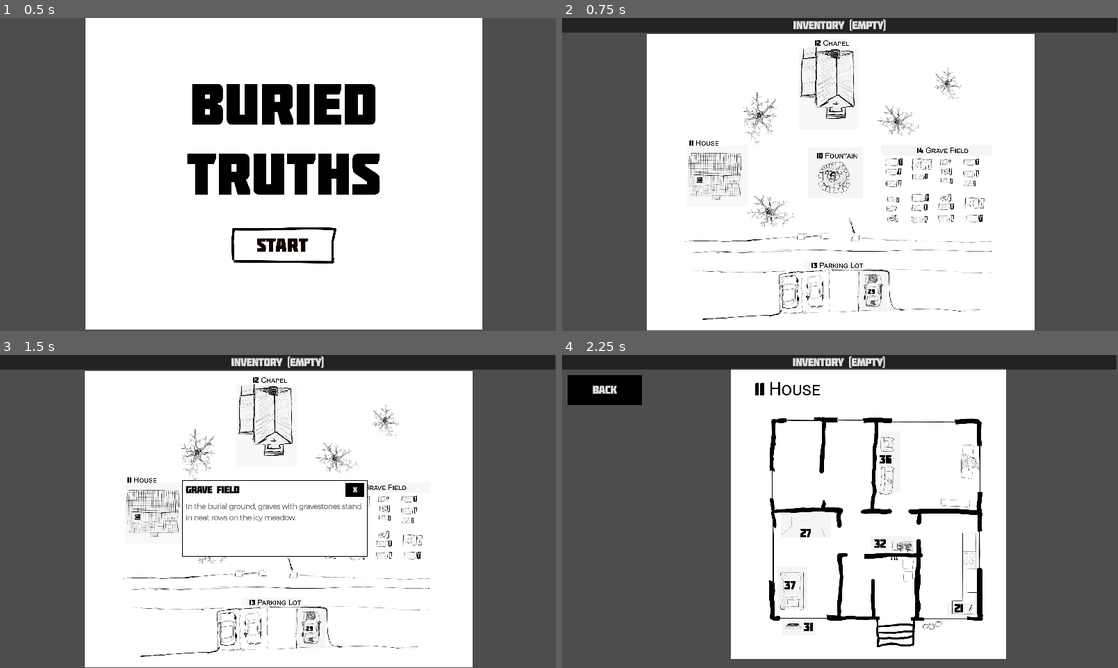
Above: before the commit, frames 1-4 (two rows, left to right).
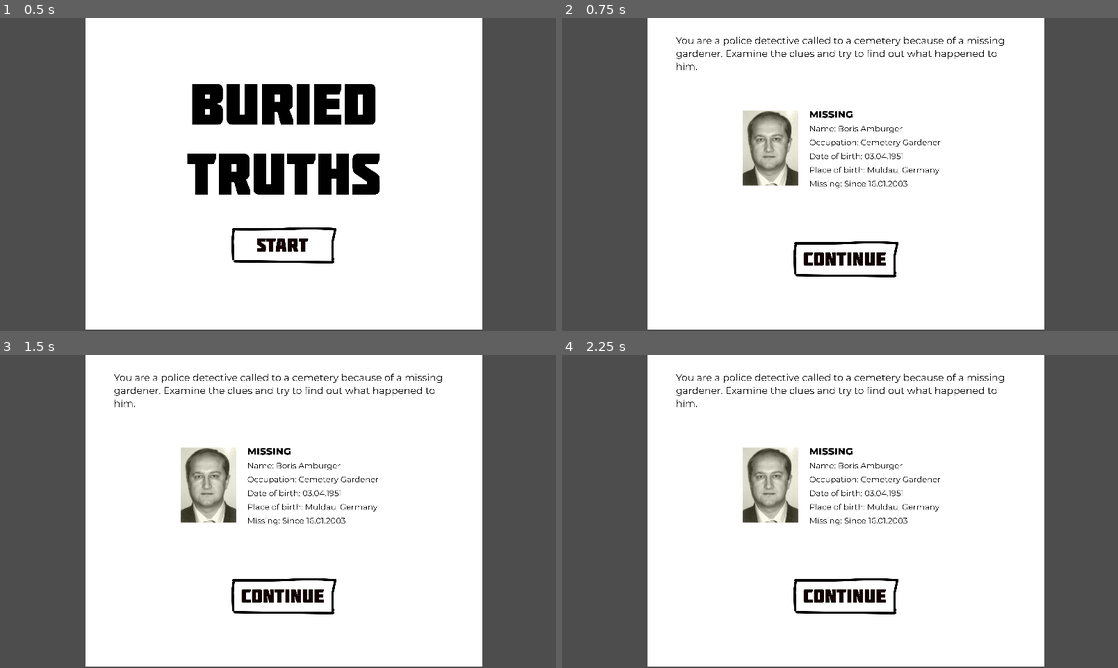
Above: after the commit, the same moments.

Repository: johannesschweig/cemetery-gardener
Game: Godot game, scene res://assets/scenes/title.tscn
Same seed, same stepped clock (60 frames per second), same inputs: the game is played once before the commit and once after it.
Inputs (mouse positions are in pixels of both pictures, inside the frame that each line leads up to):
- Up to frame 1 (0.5 s): no input
- Up to frame 2 (0.75 s): click (845, 246) at 0.5 s
- Up to frame 3 (1.5 s): click (372, 486) at 1.27 s
- Up to frame 4 (2.25 s): click (717, 511) at 2.02 s

Frame 1 is identical in both runs. In frame 2, 15% of the frame differs, in the area x 0-100%, y 0-100%; in frame 3, 15%; in frame 4, 36%.

Commit message:
found icons show up in textbox

Diff:
--- a/assets/scenes/map.tscn
+++ b/assets/scenes/map.tscn
@@ -24,10 +24,10 @@
 anchors_preset = 0
 anchor_right = 0.0
 anchor_bottom = 0.0
-offset_left = 650.0
-offset_top = 338.0
-offset_right = 1291.0
-offset_bottom = 601.0
+offset_left = 652.0
+offset_top = 194.0
+offset_right = 1293.0
+offset_bottom = 457.0
 grow_horizontal = 1
 grow_vertical = 1
 
--- a/assets/scenes/textBox.tscn
+++ b/assets/scenes/textBox.tscn
@@ -1,8 +1,9 @@
-[gd_scene load_steps=10 format=3 uid="uid://dimljgv4bf5wr"]
+[gd_scene load_steps=12 format=3 uid="uid://dimljgv4bf5wr"]
 
 [ext_resource type="Script" path="res://assets/scripts/text_box.gd" id="1_rkurc"]
 [ext_resource type="FontFile" uid="uid://gd31212bsk4m" path="res://assets/fonts/Montserrat-VariableFont_wght.ttf" id="2_66y4p"]
 [ext_resource type="FontFile" uid="uid://bjb84osbphrfm" path="res://assets/fonts/Molot.otf" id="2_ll06c"]
+[ext_resource type="Texture2D" uid="uid://3btm0jr7my84" path="res://assets/scenes/carKey.png" id="4_u5hv7"]
 
 [sub_resource type="StyleBoxFlat" id="StyleBoxFlat_egqm2"]
 content_margin_left = 12.0
@@ -39,6 +40,12 @@
 2003265652: 300
 }
 baseline_offset = 0.5
+
+[sub_resource type="FontVariation" id="FontVariation_4qqmd"]
+base_font = ExtResource("2_66y4p")
+variation_opentype = {
+2003265652: 500
+}
 
 [node name="TextBox" type="PanelContainer"]
 anchors_preset = 15
@@ -89,4 +96,26 @@
 text = "It is an old stone fountain with a statue in the middle. It is completely frozen over. Under you can see a fist-sized rectangular object under the ice. You knock against the ice. It is several centimeters thick.ggg"
 fit_content = true
 
+[node name="found" type="HBoxContainer" parent="VBoxContainer"]
+visible = false
+layout_mode = 2
+size_flags_horizontal = 0
+
+[node name="icon" type="TextureRect" parent="VBoxContainer/found"]
+custom_minimum_size = Vector2(200, 200)
+layout_mode = 2
+texture = ExtResource("4_u5hv7")
+expand_mode = 3
+stretch_mode = 4
+
+[node name="foundItem" type="RichTextLabel" parent="VBoxContainer/found"]
+self_modulate = Color(0, 0, 0, 1)
+clip_contents = false
+custom_minimum_size = Vector2(400, 32)
+layout_mode = 2
+size_flags_vertical = 4
+theme_override_fonts/normal_font = SubResource("FontVariation_4qqmd")
+theme_override_font_sizes/normal_font_size = 24
+text = "Hammer found!"
+
 [connection signal="pressed" from="VBoxContainer/HBoxContainer/Button" to="." method="_on_button_pressed"]
--- a/assets/scripts/text_box.gd
+++ b/assets/scripts/text_box.gd
@@ -1,8 +1,13 @@
 class_name TextBox extends PanelContainer
 
-func setTextBox(title: String, text: String):
+func setTextBox(title: String, text: String, foundIdentifier: String, foundIcon: String):
 	$VBoxContainer/HBoxContainer/title.text = title
 	$VBoxContainer/RichTextLabel.text = text
+	$VBoxContainer/found.visible = false
+	if foundIdentifier:
+		$VBoxContainer/found/foundItem.text = foundIdentifier + " found"
+		$VBoxContainer/found/icon.texture = load("res://assets/scenes/" + foundIcon + ".png")
+		$VBoxContainer/found.visible = true
 	self.visible = true
 
 func _on_button_pressed() -> void:
--- a/assets/singleton/GameManager.gd
+++ b/assets/singleton/GameManager.gd
@@ -5,16 +5,18 @@
 signal item_found()
 
 # show all items, hide title screen
-@export var debug = true
+@export var debug = false
 # for inventory back switching
 @export var current_area = "map"
+# last found item
+@export var found_identifier = ''
+@export var found_icon = ''
 
 enum ITEM_STATUS {
 	INITIAL,
 	FOUND,
 	USED
 }
-
 
 @export var inventory = [
 	{
@@ -410,12 +412,14 @@
 # update status of an item
 func update_status(id: int, status: ITEM_STATUS):
 	var foundId = -1
-	print('x', inventory)
 	for i in range(inventory.size()):
 		if inventory[i].id == id:
 			foundId = i
 			break
 	inventory[foundId].status = status
+	if status == ITEM_STATUS.FOUND:
+		found_identifier = inventory[foundId].identifier
+		found_icon = inventory[foundId].icon
 	emit_signal("item_found")
 
 # turn identifiers into human readable titles
@@ -432,7 +436,9 @@
 	if identifier == "opel": # end of game
 		get_tree().change_scene_to_file("res://assets/scenes/end.tscn")
 	else:
-		get_node(path).setTextBox(getTitleFromIdentifier(identifier), get_text(identifier))
+		get_node(path).setTextBox(getTitleFromIdentifier(identifier), get_text(identifier), getTitleFromIdentifier(found_identifier), found_icon)
+		found_identifier = ''
+		found_icon = ''
 
 # open the unlock dialoge on an item in the inventory
 func click_unlock(identifier: String, solution: String):
